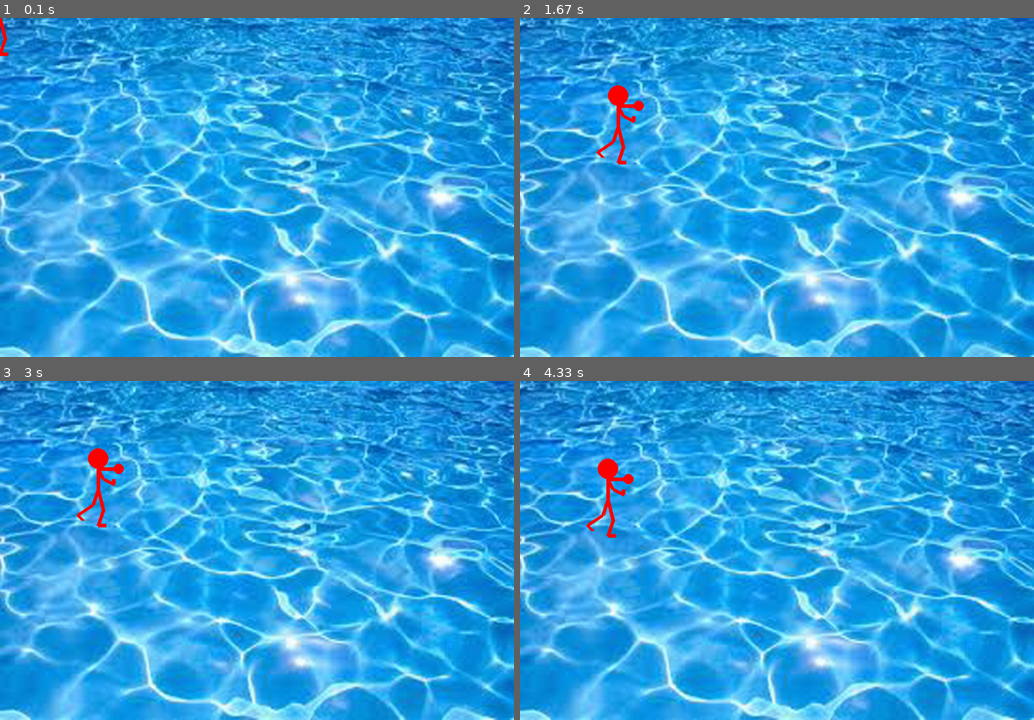
Above: before the commit, frames 1-4 (two rows, left to right).
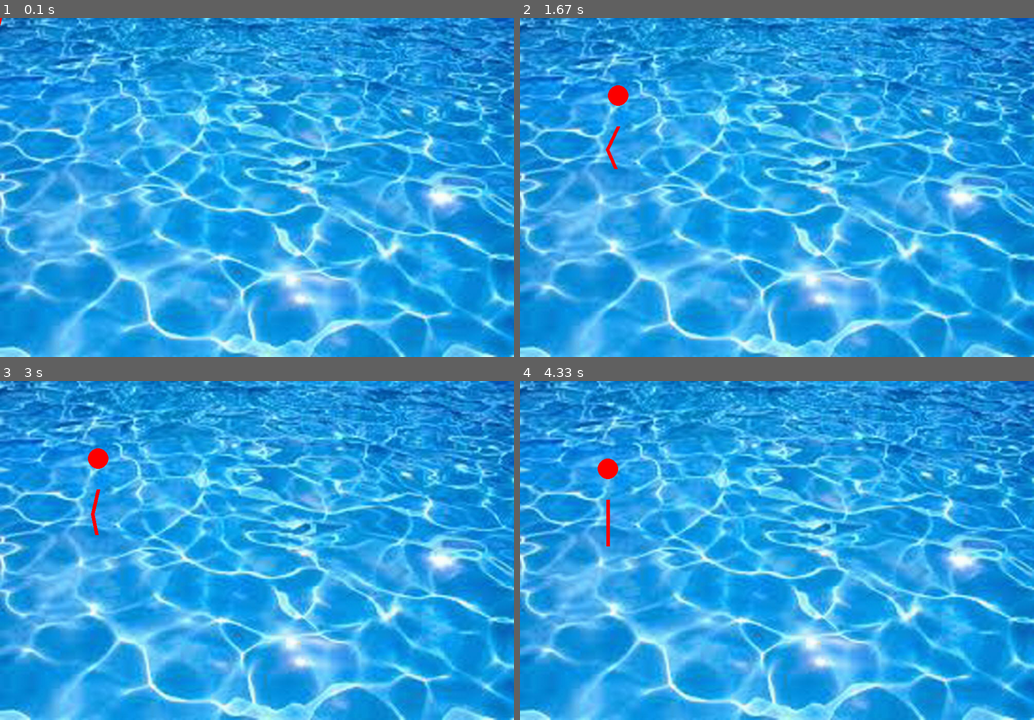
Above: after the commit, the same moments.

Repository: latuszek-piotr/gimnazjum-pygame
Game: pygame game, started from ludzik_dawida.py
The game is run twice, just before and just after one commit, with the same random seed, the same clock (stepped at 60 frames per second) and the same inputs. The source is Python 2; it was converted automatically to run under Python 3.
Inputs (mouse positions are in pixels of both pictures, inside the frame that each line leads up to):
- Up to frame 1 (0.1 s): no input
- Up to frame 2 (1.67 s): hold Right 0.33-0.8 s; move the mouse to (756, 201) at 0.37 s; press the mouse at (828, 262) at 0.87 s; move the mouse to (720, 197) at 0.97 s; release the mouse at (617, 136) at 1.1 s; hold Up from 1.47 s (still down)
- Up to frame 3 (3 s): release Up at 1.77 s; hold Right 1.8-2.38 s; hold Left from 2.42 s (still down)
- Up to frame 4 (4.33 s): release Left at 3.07 s; hold Down 3.1-3.78 s; hold Left from 3.82 s (still down)

The runs differ from the first frame. In frame 1, less than 0.1% of the frame differs, in the area x 0-2%, y 0-12%; in frame 2, 0.4%; in frame 3, 0.4%, in the area x 14-25%, y 24-46%; in frame 4, 0.4%.

Commit message:
animacja linii z uzyciem funkcji trygonometrycznych

Diff:
--- a/ludzik_dawida.py
+++ b/ludzik_dawida.py
@@ -2,6 +2,7 @@
 import sys
 from pygame.locals import QUIT
 import time
+import math
 
 
 ostatnio_x = 0
@@ -30,18 +31,64 @@
     return x, y
 
 
+kat = 90
+kierunek = 1
+
 def draw_ludek(screen, x, y):
+    global kat
+    global kierunek
+
     grubosc=7
     kolor_ludka = red
+    draw_glowa_ludka(screen, x, y, kolor_ludka)
+    # points=[(x-30,y+60), (x-40,y+50), (x-10, y+30), (x,y), (x, y-40), (x+10, y-20), (x+30, y-10), (x+30, y-20)]
+    # pygame.draw.lines(screen, kolor_ludka,  False, points, grubosc)
+
+    kat_zgiecia_uda = kat
+    if (kat_zgiecia_uda > 120) or (kat_zgiecia_uda < 60):
+        kierunek = kierunek * -1
+    kat_zgiecia_uda = kat + (3 * kierunek)
+
+    # draw_noga_prawa(screen, x, y, kolor_ludka, grubosc, kat_zgiecia_uda, dlugosc_uda = 50)
+    miednica = (x, y)
+    kolano = draw_udo_prawe(screen, miednica, kolor_ludka, grubosc, kat_zgiecia_uda, dlugosc=50)
+    pieta = draw_lydka_prawa(screen, kolano, kolor_ludka, grubosc, 90+(90-kat_zgiecia_uda), dlugosc=40)
+    kat = kat_zgiecia_uda
+    # draw_reka_prawa(screen, x, y, kolor_ludka, grubosc)
+
+    # pygame.draw.circle(screen, kolor_ludka, (x+40,y-40), 10, 10)
+
+def draw_glowa_ludka(screen, x, y, kolor_ludka):
     pygame.draw.circle(screen, kolor_ludka, (x,y-60), 20, 20)
-    points=[(x-30,y+60), (x-40,y+50), (x-10, y+30), (x,y), (x, y-40), (x+10, y-20), (x+30, y-10), (x+30, y-20)]
-    pygame.draw.lines(screen, kolor_ludka,  False, points, grubosc)
-    points=[(x,y), (x+10, y+40), (x, y+70), (x+15,y+70)]
+
+def draw_noga_prawa(screen, x, y, kolor_ludka, grubosc, kat_zgiecia_uda, dlugosc_uda):
+    delta_x = dlugosc_uda*math.cos(math.radians(kat_zgiecia_uda))
+    delta_y = dlugosc_uda*math.sin(math.radians(kat_zgiecia_uda))
+    points=[(x,y), (x+delta_x, y+delta_y)] #, (x, y+70), (x+15,y+70)]
+    # points=[(x,y), (x+10, y+40)] #, (x, y+70), (x+15,y+70)]
     pygame.draw.lines(screen, kolor_ludka, False, points, grubosc)
+
+def draw_udo_prawe(screen, miednica, kolor_ludka, grubosc, kat_zgiecia, dlugosc):
+    (x, y) = miednica
+    delta_x = dlugosc*math.cos(math.radians(kat_zgiecia))
+    delta_y = dlugosc*math.sin(math.radians(kat_zgiecia))
+    kolano = (x+delta_x, y+delta_y)
+    points=[miednica, kolano]
+    pygame.draw.lines(screen, kolor_ludka, False, points, grubosc)
+    return kolano
+
+def draw_lydka_prawa(screen, kolano, kolor_ludka, grubosc, kat_zgiecia, dlugosc):
+    (x, y) = kolano
+    delta_x = dlugosc*math.cos(math.radians(kat_zgiecia))
+    delta_y = dlugosc*math.sin(math.radians(kat_zgiecia))
+    pieta = (x+delta_x, y+delta_y)
+    points=[kolano, pieta]
+    pygame.draw.lines(screen, kolor_ludka, False, points, grubosc)
+    return pieta
+
+def draw_reka_prawa(screen, x, y, kolor_ludka, grubosc):
     points=[(x,y),(x, y-40), (x+40, y-40)]
     pygame.draw.lines(screen, kolor_ludka, False, points, grubosc)
-    pygame.draw.circle(screen, kolor_ludka, (x+40,y-40), 10, 10)
-
 
 def input(events):
     global ostatnio_x
